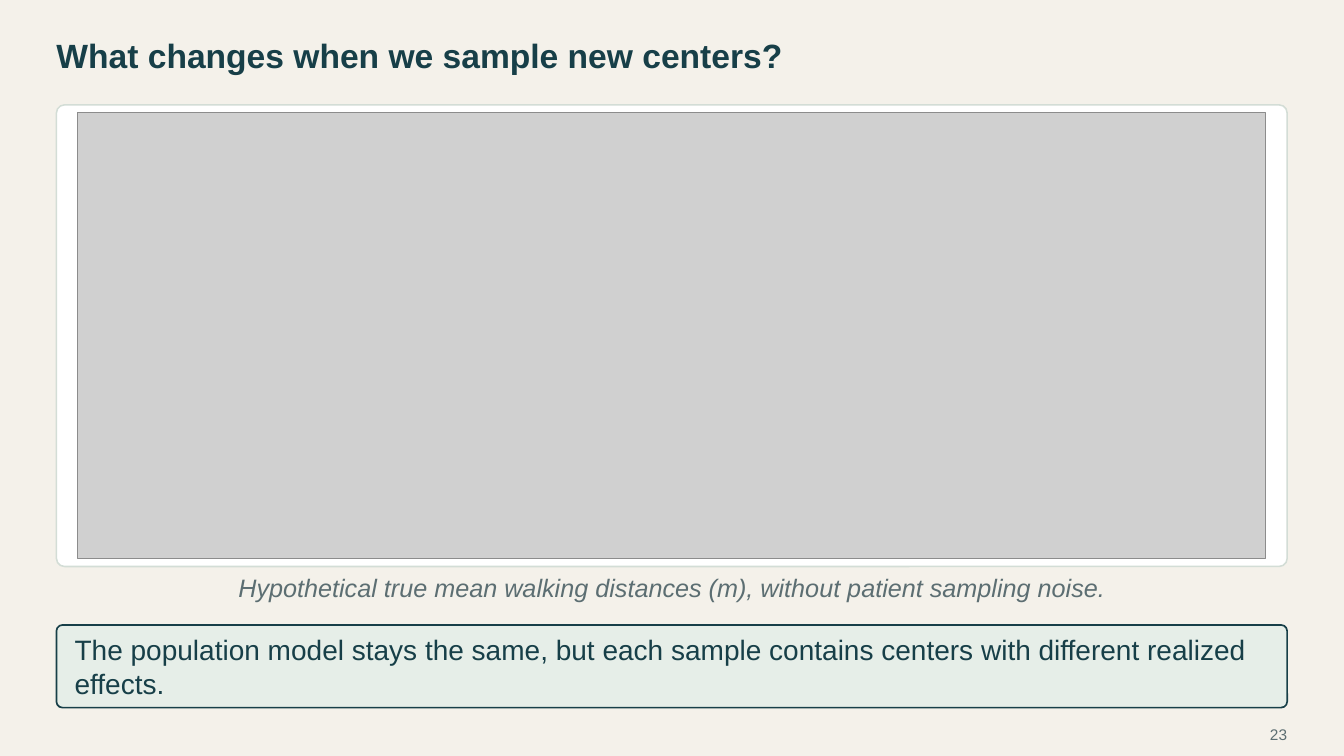
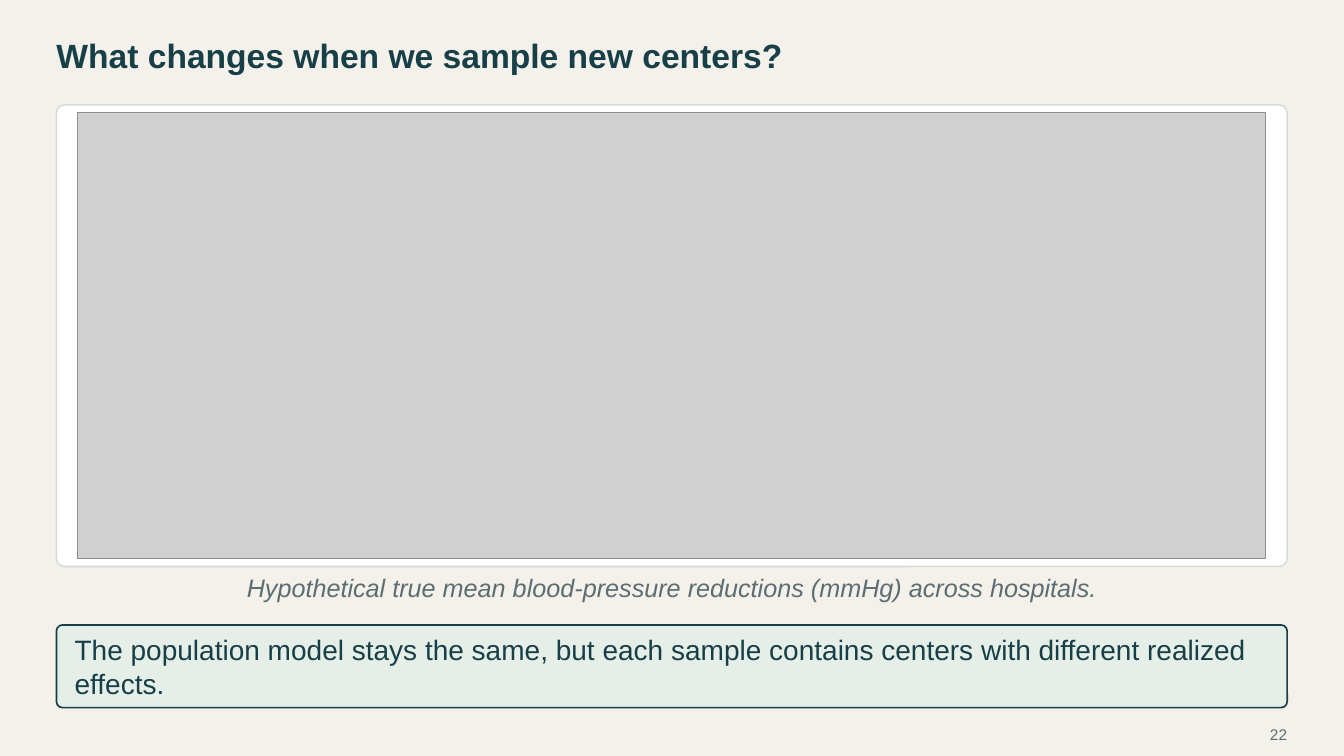
Before and after one commit to Postmus/BeyondMLR, a slide deck: slide 22 of lectures_2627/week2/Beyond_MLR_Week_2.pptx (slide 23 before the commit). Drawn at 1344x756 pixels with LibreOffice and Linux fonts; fonts in the diff are those of the drawing; grey boxes stand for pictures. Boxes give left, top, right and bottom in pixels: in the first picture for what was removed or moved away, otherwise in the second. Text is boxed around its words. In the diff, an @@ line names an element or a change of style, - is before the commit and + after.

```diff
--- a/lectures_2627/week2/Beyond_MLR_Week_2.pptx
+++ b/lectures_2627/week2/Beyond_MLR_Week_2.pptx
@@ text at <box>247,579,1096,602</box>: text changed @@
-Hypothetical true mean walking distances (m), without patient sampling noise.
+Hypothetical true mean blood-pressure reductions (mmHg) across hospitals.
@@ page number at <box>1270,729,1287,740</box>: text changed @@
-23
+22
```
Also in this commit, not shown: 15 other slides changed, 3 slides added, 4 slides removed, 49 other files.
